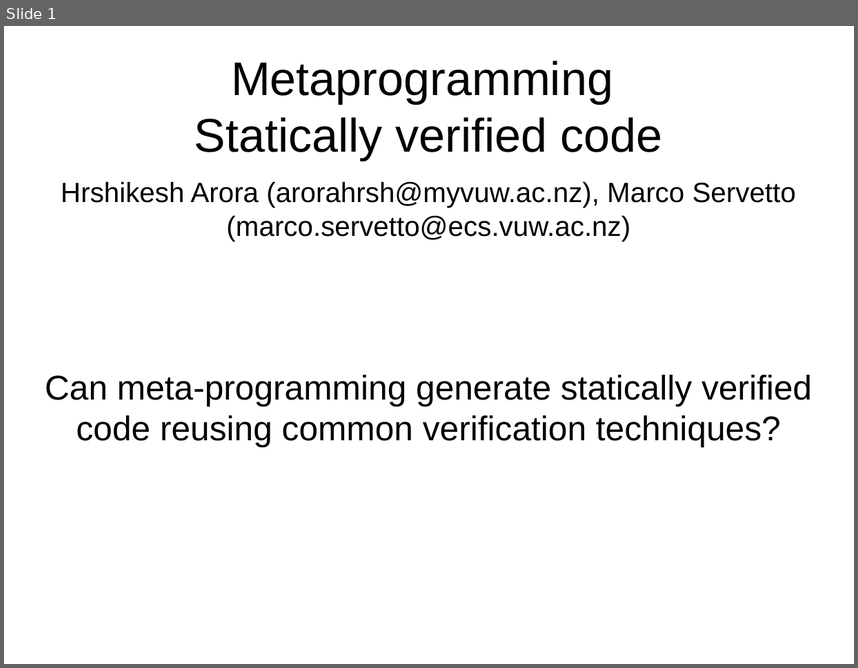
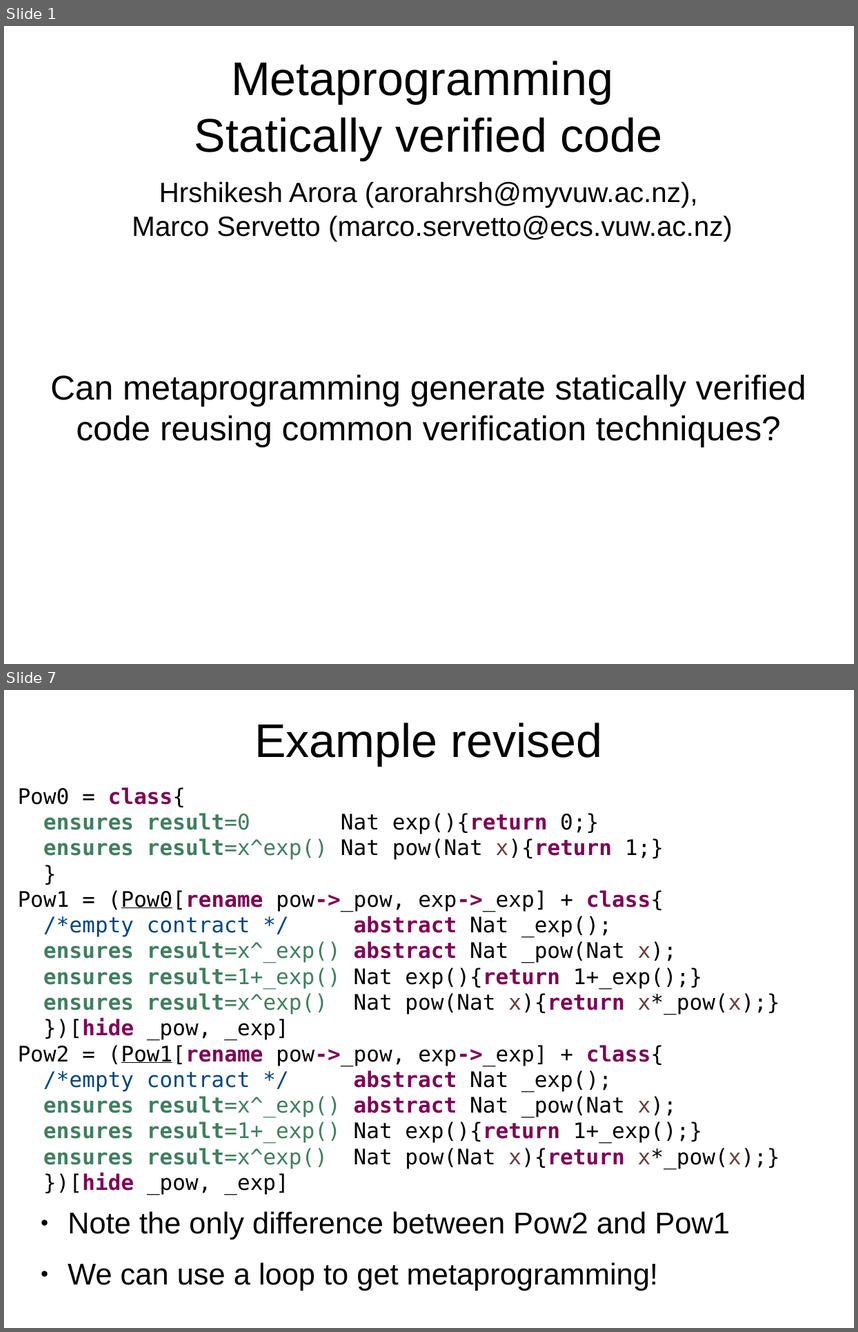
Before and after one commit to ElvisResearchGroup/L42, a slide deck: Main/papers/Sapling2/Slides.odp. Shown one above the other, each under a label of ours: slide 1 before the commit, slides 1 and 7 after it; the slides between them are not shown. The pictures are 858x668 and 858x1332 pixels, drawn with LibreOffice and Linux fonts; fonts in the diff are those of the drawing. Boxes give left, top, right and bottom in pixels: in the first picture for what was removed or moved away, otherwise in the second. Text is boxed around its words. In the diff, an @@ line names an element or a change of style, - is before the commit and + after.

```diff
--- a/Main/papers/Sapling2/Slides.odp
+++ b/Main/papers/Sapling2/Slides.odp
@@ slide 7 added at <box>4,690,854,1328</box>, background #FFFFFF @@
@@ title added at <box>254,722,603,765</box>, 44 pt, text #000000 @@
+Example revised
@@ text added at <box>18,787,780,1194</box>, 20 pt, text #000000 @@
+Pow0 = class{
+ensures result=0 Nat exp(){return 0;}
+ensures result=x^exp() Nat pow(Nat x){return 1;}
+}
+Pow1 = (Pow0[rename pow->_pow, exp->_exp] + class{
+/*empty contract */ abstract Nat _exp();
+ensures result=x^_exp() abstract Nat _pow(Nat x);
+ensures result=1+_exp() Nat exp(){return 1+_exp();}
+ensures result=x^exp() Nat pow(Nat x){return x*_pow(x);}
+})[hide _pow, _exp]
+Pow2 = (Pow1[rename pow->_pow, exp->_exp] + class{
+/*empty contract */ abstract Nat _exp();
+ensures result=x^_exp() abstract Nat _pow(Nat x);
+ensures result=1+_exp() Nat exp(){return 1+_exp();}
+ensures result=x^exp() Nat pow(Nat x){return x*_pow(x);}
+})[hide _pow, _exp]
@@ text added at <box>67,1211,730,1290</box>, 28 pt, text #000000 @@
+● Note the only difference between Pow2 and Pow1
+● We can use a loop to get metaprogramming!
@@ slide 1 changed as well @@
@@ subtitle "Hrshikesh Arora (arorahrsh@myvuw.ac.nz), Marco Servetto ..." rewrapped from <box>61,181,796,241</box> to <box>132,181,733,241</box> @@
@@ text at <box>50,374,806,447</box>: text changed @@
-Can meta-programming generate statically verified code reusing common verification techniques?
+Can metaprogramming generate statically verified code reusing common verification techniques?
```
Also in this commit, not shown: 1 other slide changed, 9 other slides added, 4 slides removed, 1 other file.
